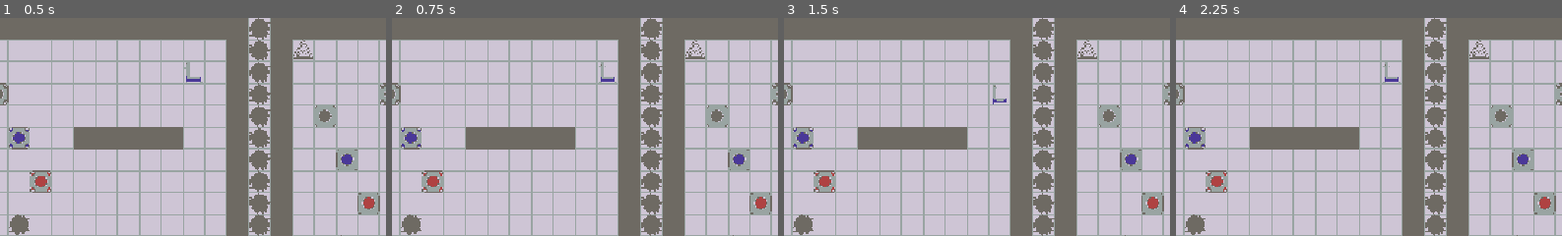
Above: before the commit, frames 1-4 (left to right).
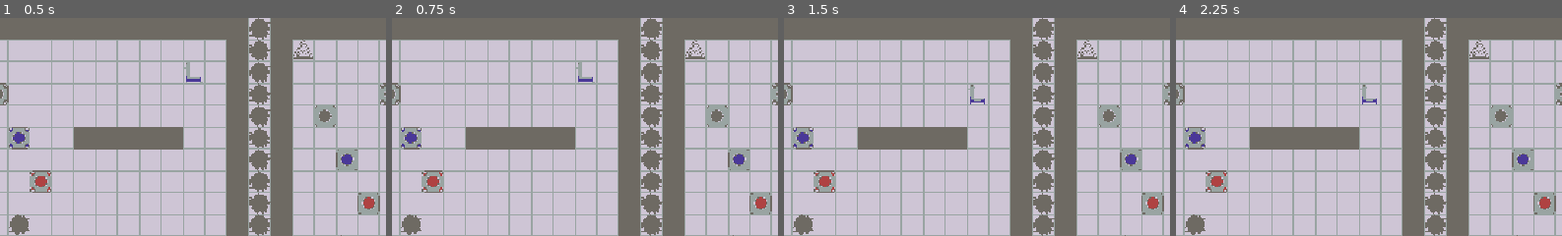
Above: after the commit, the same moments.

Repository: whitsettbe/kcol-f26-gamedevproj-cb
Game: Godot game, scene res://scenes/multilevel.tscn
The game is run twice, just before and just after one commit, with the same random seed, the same clock (stepped at 60 frames per second) and the same inputs.
Inputs:
- Up to frame 1 (0.5 s): no input
- Up to frame 2 (0.75 s): tap Enter at 0.5 s; hold D (L_right) from 0.53 s (still down); hold Z (undo) from 0.53 s (still down)
- Up to frame 3 (1.5 s): tap Space (push_progress_TEMP) at 1.25, 1.35 s; release D (L_right) at 1.28 s; release Z (undo) at 1.28 s; hold S (L_down) from 1.28 s (still down)
- Up to frame 4 (2.25 s): tap Z (undo) at 1.55 s; tap Enter at 2 s; release S (L_down) at 2.03 s; hold D (L_right) from 2.03 s (still down); hold Z (undo) from 2.03 s (still down)
The pictures show only the part of the screen within x 14-64%, y 0-50%; the shares and areas given below are measured in that part.

Frame 1 is identical in both runs. In frame 2, 0.3% of the frame differs, in the area x 47-59%, y 20-30%; in frame 3, 0.3%; in frame 4, 0.3%.

Commit message:
Automatic state-saving

Diff:
--- a/TornAsunder/level_components/scripts/block.gd
+++ b/TornAsunder/level_components/scripts/block.gd
@@ -83,6 +83,7 @@
 	var now = Time.get_ticks_msec() / 1000.0
 	if now - last_move_time < MOVE_LOCKOUT_TIME:
 		return true
+		# NOTE: should this be true?
 	last_move_time = now
 
 	# Move self, and override timing checks
--- a/TornAsunder/levels/level_block_manager.gd
+++ b/TornAsunder/levels/level_block_manager.gd
@@ -30,9 +30,18 @@
 # Pass inputs to the player (during game)
 func _unhandled_input(event):
 
+	var state_pushed = false
+	var move_succeeded = false
+
 	if not Engine.is_editor_hint():
 		for dir in Block.inputs.keys():
 			if event.is_action_pressed(dir):
+
+				# Push the current state to the undo stack
+				if not state_pushed:
+					state_pushed = true
+					get_parent()._on_push_progress_requested()
+
 				for node in get_children():
 					if node is Player:
 						# Check if the event is for
@@ -41,8 +50,14 @@
 								== Player.PlayerSide.LeftPlayer)
 						var isLeftMotion = (dir[0] == "L")
 						if isLeftPlayer == isLeftMotion:
-							node.move_if_possible(Block.inputs[dir]
-							* GridArea2D.TILE_SIZE)
+							move_succeeded = move_succeeded or \
+								node.move_if_possible(Block.inputs[dir]
+								* GridArea2D.TILE_SIZE)
+
+		# If moves were attempted but did not succeed,
+		#  delete the pushed state
+		if state_pushed and not move_succeeded:
+			get_parent()._on_remove_progress_requested()
 
 		# Handle undo
 		if event.is_action_pressed("push_progress_TEMP"):
--- a/TornAsunder/scripts/multilevel.gd
+++ b/TornAsunder/scripts/multilevel.gd
@@ -36,11 +36,16 @@
 	else:
 		get_tree().quit()
 
-
+# Push the scene state to the undo stack
 func _on_push_progress_requested() -> void:
 	level_scene_stack.push_back(PackedScene.new())
 	level_scene_stack.back().pack(level_scene)
 
+# Delete the last entry on the undo stack
+func _on_remove_progress_requested() -> void:
+	level_scene_stack.pop_back()
+
+# Load the last entry on the undo stack
 func _on_pop_progress_requested() -> void:
 	if len(level_scene_stack) > 0:
 		level_scene.queue_free()
